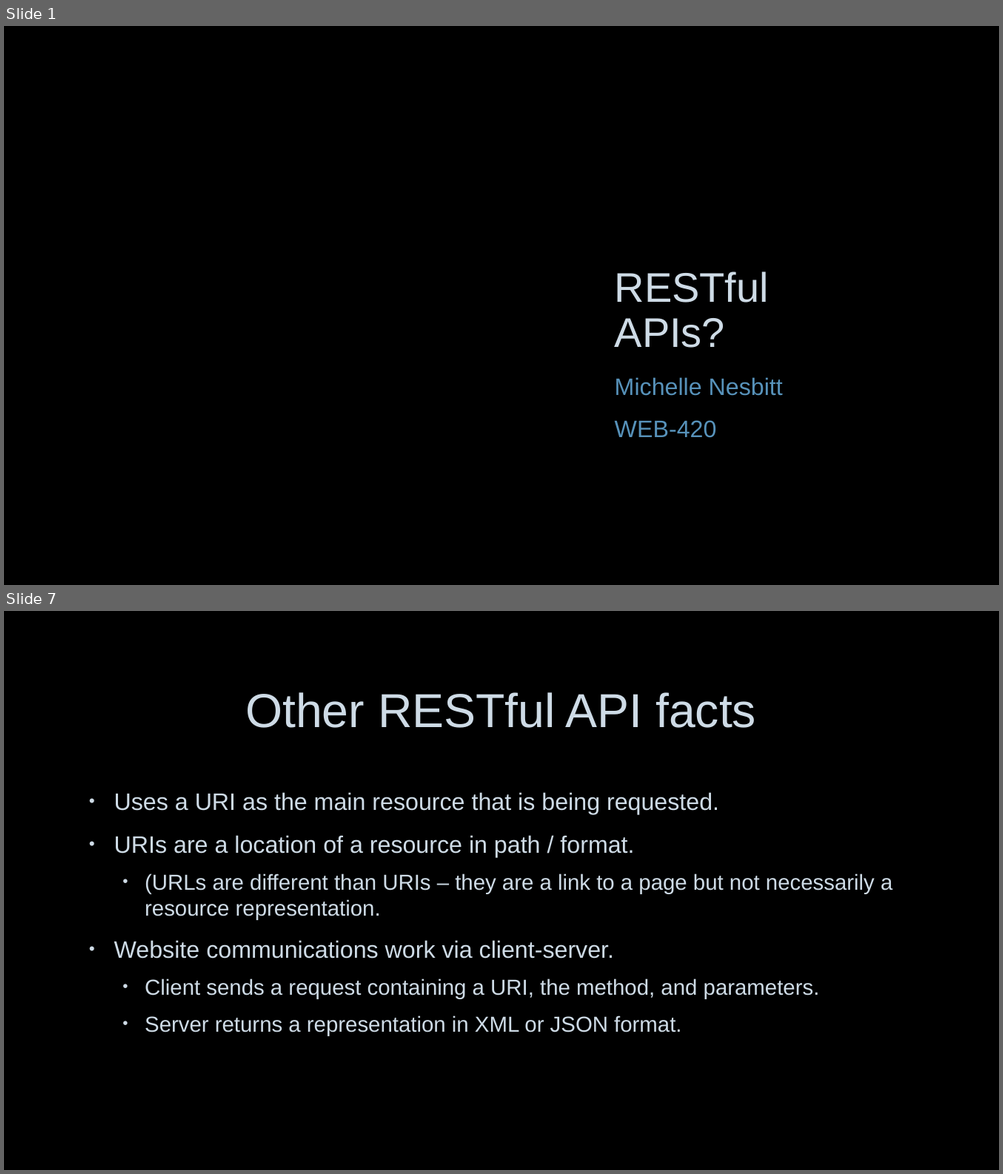
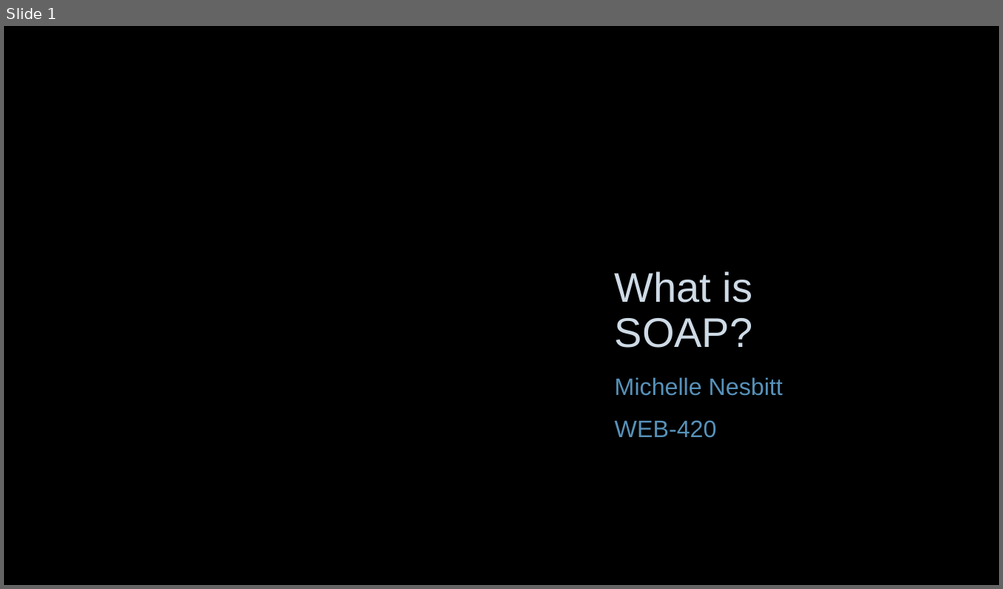
Before and after one commit to nerdommicro/WEB-420, a slide deck: week3/nesbitt-week3.pptx. Shown one above the other, each under a label of ours: slides 1 and 7 before the commit, slide 1 after it; the slides between them are not shown. The pictures are 1003x1174 and 1003x589 pixels, drawn with LibreOffice and Linux fonts; fonts in the diff are those of the drawing; background and template pictures are left out. Boxes give left, top, right and bottom in pixels: in the first picture for what was removed or moved away, otherwise in the second. Text is boxed around its words. In the diff, an @@ line names an element or a change of style, - is before the commit and + after.

```diff
--- a/week3/nesbitt-week3.pptx
+++ b/week3/nesbitt-week3.pptx
@@ slide 7 removed at (4, 611, 999, 1170), background picture (left out) @@
@@ title removed at (245, 692, 756, 728) @@
-Other RESTful API facts
@@ text removed at (114, 792, 892, 1037) @@
-• Uses a URI as the main resource that is being requested.
-• URIs are a location of a resource in path / format.
-  • (URLs are different than URIs – they are a link to a page but not necessarily a resource representation.
-• Website communications work via client-server.
-  • Client sends a request containing a URI, the method, and parameters.
-  • Server returns a representation in XML or JSON format.
@@ slide 1 changed as well @@
@@ title at (614, 272, 753, 348): text changed @@
-RESTful APIs?
+What is SOAP?
```
Also in this commit, not shown: 7 other slides changed, 3 slides added, 1 other slide removed.
